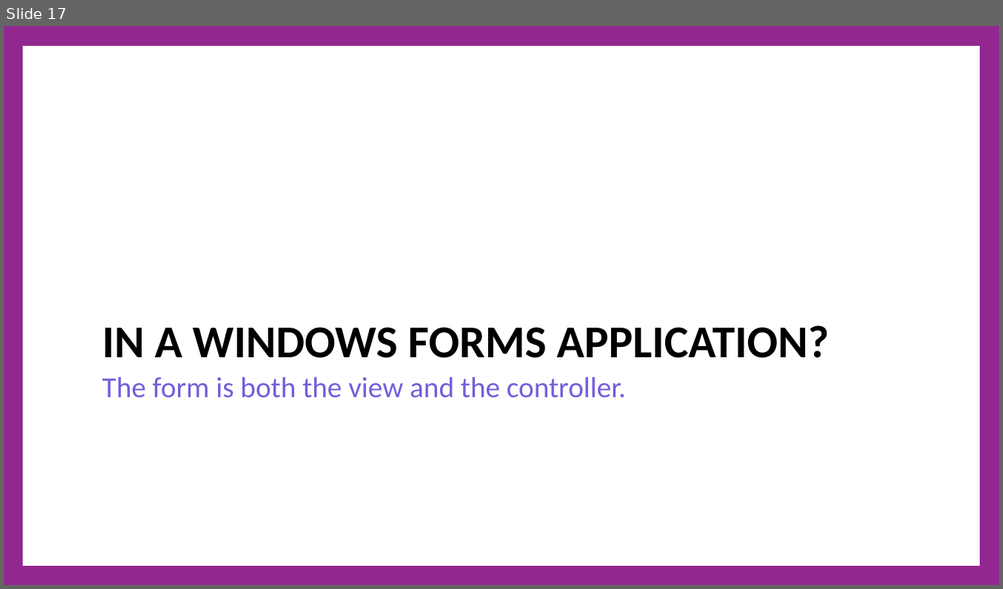
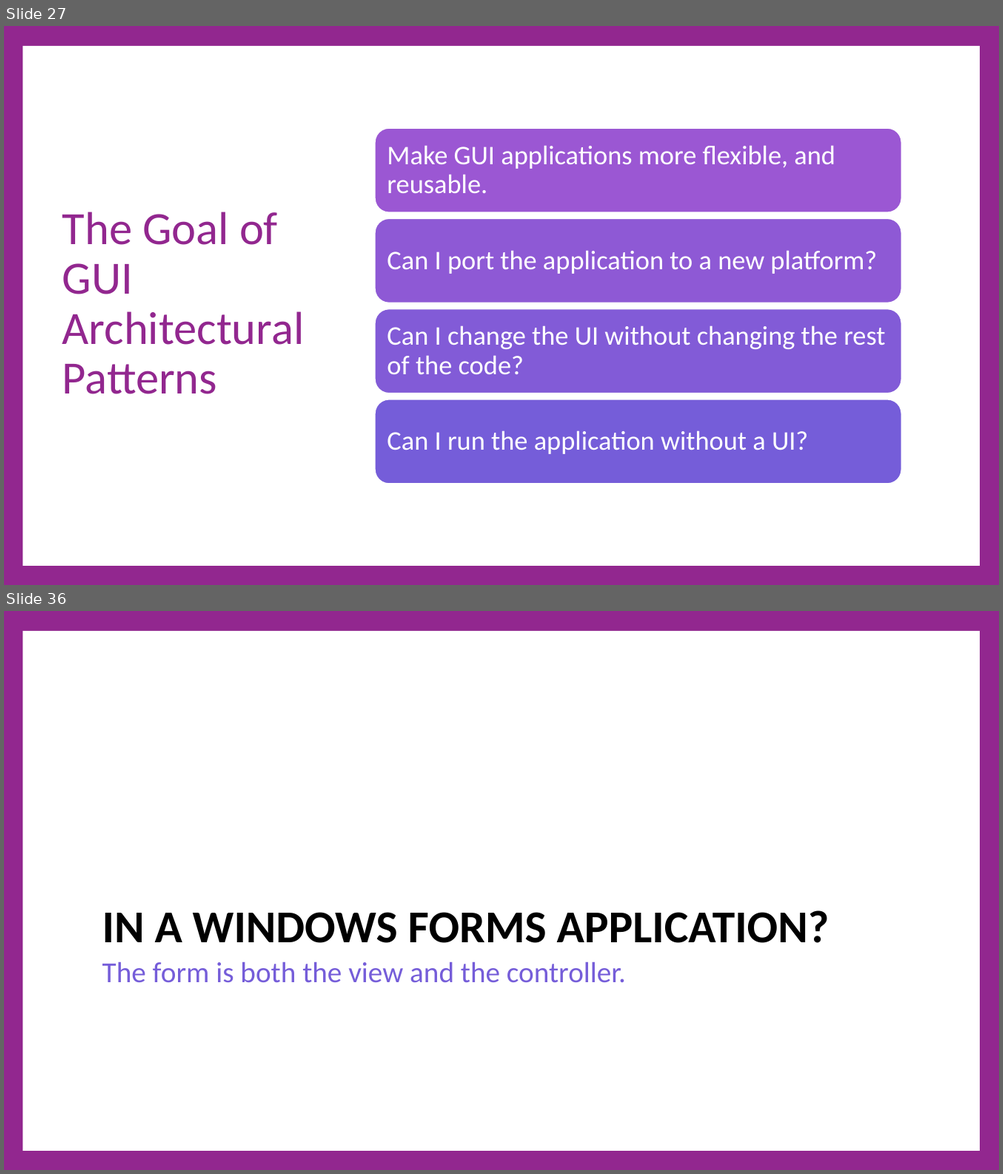
Before and after one commit to cdiggins/cs321, a slide deck: class-notes/cs321-winter-2023-lecture-19-architecture-2.pptx. Shown one above the other, each under a label of ours: slide 17 before the commit, slides 27 and 36 after it; the slides between them are not shown. The pictures are 1003x589 and 1003x1174 pixels, drawn with LibreOffice and Linux fonts; fonts in the diff are those of the drawing. Boxes give left, top, right and bottom in pixels: in the first picture for what was removed or moved away, otherwise in the second. Text is boxed around its words. In the diff, an @@ line names an element or a change of style, - is before the commit and + after.

```diff
--- a/class-notes/cs321-winter-2023-lecture-19-architecture-2.pptx
+++ b/class-notes/cs321-winter-2023-lecture-19-architecture-2.pptx
@@ slide 27 added at <box>4,26,999,585</box>, background #92278F; not listed: 1 template element that a slide beside it also shows @@
@@ title added at <box>62,212,304,395</box>, 67 pt, text #92278F @@
+The Goal of GUI Architectural Patterns
@@ group added at <box>375,128,901,484</box>: 4 rounded rectangles, 4 texts @@
+Make GUI applications more flexible, and reusable.
+Can I port the application to a new platform?
+Can I change the UI without changing the rest of the code?
+Can I run the application without a UI?
@@ what was slide 17 is now slide 36 @@
```
Also in this commit, not shown: 6 slides changed, 28 other slides added, 14 slides removed, 12 other files.
